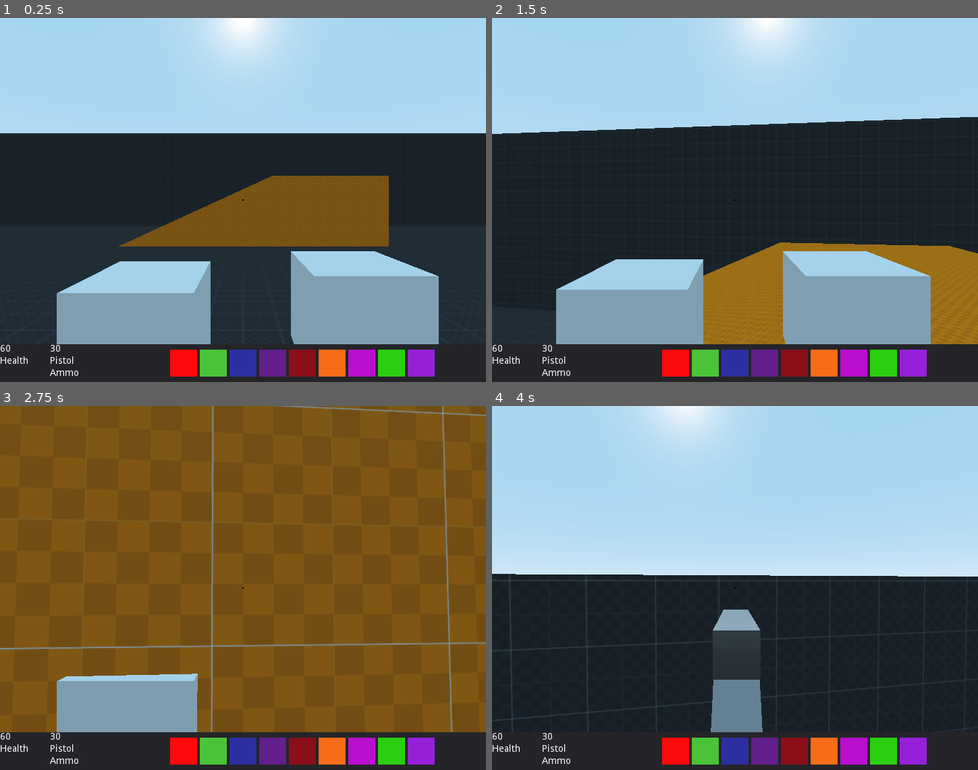
Above: before the commit, frames 1-4 (two rows, left to right).
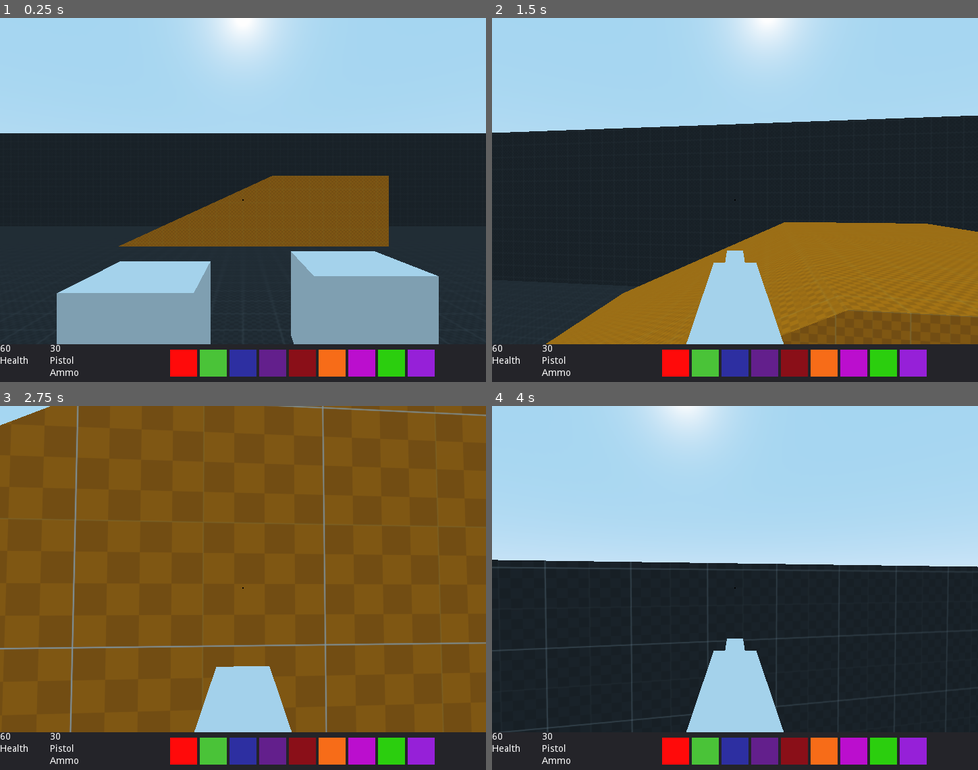
Above: after the commit, the same moments.

Repository: tipx2/RetroFPS
Game: Godot game, scene res://scenes/true_parent/true_parent.tscn
Same seed, same stepped clock (60 frames per second), same inputs: the game is played once before the commit and once after it.
Inputs (mouse positions are in pixels of both pictures, inside the frame that each line leads up to):
- Up to frame 1 (0.25 s): no input
- Up to frame 2 (1.5 s): tap Enter at 0.5 s; move the mouse to (764, 200) at 0.52 s; press the mouse at (764, 200) at 0.53 s; hold W (move_forward) from 0.53 s (still down); tap Space (jump) at 0.77 s; tap 4 (swap_to_machine_gun, bound only after the commit) at 0.8, 1.35 s; move the mouse to (710, 200) at 1.27 s; release the mouse at (710, 200) at 1.28 s
- Up to frame 3 (2.75 s): keep holding W (move_forward); tap Space (jump) at 1.52 s; click (218, 588) at 1.55 s; move the mouse to (252, 580) at 2.02 s; press the mouse at (252, 580) at 2.03 s; tap 4 (swap_to_machine_gun, bound only after the commit) at 2.3 s
- Up to frame 4 (4 s): keep holding W (move_forward); move the mouse to (730, 595) at 2.77 s; release the mouse at (730, 595) at 2.78 s; tap 1 (swap_to_fists) at 2.85 s; tap Space (jump) at 3.02, 3.77 s; click (730, 595) at 3.05 s; move the mouse to (769, 591) at 3.52 s; tap 2 (swap_to_pistol) at 3.6 s; tap 4 (swap_to_machine_gun, bound only after the commit) at 3.8 s

The runs differ from the first frame. In frame 2, 21% of the frame differs, in the area x 0-100%, y 26-90%; in frame 3, 9.0%; in frame 4, 7.9%.

Commit message:
added rocket launcher
added rocket launcher and rocket projectile with "force" applied to enemies within area

Diff:
--- /dev/null
+++ b/assets/temp_assets/purple_sparse_grid.tres
@@ -0,0 +1,7 @@
+[gd_resource type="SpatialMaterial" load_steps=2 format=2]
+
+[ext_resource path="res://assets/temp_assets/texture_10.png" type="Texture" id=1]
+
+[resource]
+albedo_texture = ExtResource( 1 )
+uv1_triplanar = true
--- a/project.godot
+++ b/project.godot
@@ -85,6 +85,11 @@
 "events": [ Object(InputEventKey,"resource_local_to_scene":false,"resource_name":"","device":0,"alt":false,"shift":false,"control":false,"meta":false,"command":false,"pressed":false,"scancode":51,"unicode":0,"echo":false,"script":null)
  ]
 }
+swap_to_machine_gun={
+"deadzone": 0.5,
+"events": [ Object(InputEventKey,"resource_local_to_scene":false,"resource_name":"","device":0,"alt":false,"shift":false,"control":false,"meta":false,"command":false,"pressed":false,"scancode":52,"unicode":0,"echo":false,"script":null)
+ ]
+}
 
 [rendering]
 
--- a/scenes/enemies/dummy/dummy.gd
+++ b/scenes/enemies/dummy/dummy.gd
@@ -3,7 +3,9 @@
 onready var mesh_instance = get_node("MeshInstance")
 onready var animation_player = get_node("AnimationPlayer")
 
-var health = 100
+var direction = Vector3.ZERO
+var gravity_vec = Vector3()
+var health = 1000
 
 func damage(amount):
 	animation_player.play("damage")
@@ -13,3 +15,11 @@
 
 func die():
 	queue_free()
+
+func _physics_process(delta):
+	if not is_on_floor():
+		gravity_vec += Vector3.DOWN * 2 * delta
+	direction.x = lerp(direction.x, 0, 0.1)
+	direction.z = lerp(direction.z, 0, 0.1)
+	direction += gravity_vec
+	var move = move_and_slide(direction, Vector3.UP)
--- a/scenes/enemies/dummy/dummy.tscn
+++ b/scenes/enemies/dummy/dummy.tscn
@@ -27,7 +27,7 @@
 "values": [ Vector3( 90, 0, 0 ), Vector3( 450, 0, 0 ), Vector3( 90, 0, 0 ) ]
 }
 
-[node name="KinematicBody" type="KinematicBody" groups=[
+[node name="dummy" type="KinematicBody" groups=[
 "enemies",
 ]]
 script = ExtResource( 2 )
--- /dev/null
+++ b/scenes/level_parts/killzone/killzone.gd
@@ -0,0 +1,7 @@
+extends Area
+
+func _on_killzone_body_entered(body):
+	if body.name == "player":
+		get_tree().quit()
+	else:
+		body.queue_free()
--- /dev/null
+++ b/scenes/level_parts/killzone/killzone.tscn
@@ -0,0 +1,14 @@
+[gd_scene load_steps=3 format=2]
+
+[ext_resource path="res://scenes/level_parts/killzone/killzone.gd" type="Script" id=1]
+
+[sub_resource type="BoxShape" id=1]
+extents = Vector3( 138.276, 1, 139.455 )
+
+[node name="killzone" type="Area"]
+transform = Transform( 1, 0, 0, 0, 1, 0, 0, 0, 1, 0, -31.8811, 0 )
+script = ExtResource( 1 )
+
+[node name="CollisionShape" type="CollisionShape" parent="."]
+shape = SubResource( 1 )
+[connection signal="body_entered" from="." to="." method="_on_killzone_body_entered"]
--- a/scenes/player/player.gd
+++ b/scenes/player/player.gd
@@ -73,6 +73,8 @@
 		switch_to_weapon(1)
 	if Input.is_action_just_pressed("swap_to_shotgun"):
 		switch_to_weapon(2)
+	if Input.is_action_just_pressed("swap_to_machine_gun"):
+		switch_to_weapon(3)
 
 	# shooting
 	for w in weapons:
@@ -81,7 +83,7 @@
 
 	direction = direction.normalized()
 	direction += gravity_vec
-	move_and_slide(direction * speed, Vector3.UP)
+	var move = move_and_slide(direction * speed, Vector3.UP)
 
 
 func switch_to_weapon(weapon):
--- a/scenes/player/player.tscn
+++ b/scenes/player/player.tscn
@@ -6,6 +6,7 @@
 [ext_resource path="res://scenes/UI/gameplay_UI/gameplay_UI.tscn" type="PackedScene" id=4]
 [ext_resource path="res://scenes/weapons/fists/fists.tscn" type="PackedScene" id=5]
 [ext_resource path="res://scenes/weapons/machine_gun/machine_gun.tscn" type="PackedScene" id=6]
+[ext_resource path="res://scenes/weapons/rocket_launcher/rocket_launcher.tscn" type="PackedScene" id=7]
 
 [sub_resource type="CapsuleShape" id=1]
 height = 2.0
@@ -53,6 +54,12 @@
 transform = Transform( 1.31134e-07, 0, -1, 0, 1, 0, 1, 0, 1.31134e-07, 0, 1.055, -0.309 )
 visible = false
 
+[node name="rocket_launcher" parent="head" groups=[
+"weapons",
+] instance=ExtResource( 7 )]
+transform = Transform( -1, 0, -8.74228e-08, 0, 1, 0, 8.74228e-08, 0, -1, 0.03, 0.594, -1.21 )
+visible = false
+
 [node name="GroundCheck" type="RayCast" parent="."]
 transform = Transform( 1, 0, 0, 0, 1, 0, 0, 0, 1, 0, -1, 0 )
 enabled = true
--- a/scenes/proto_world/proto_world.tscn
+++ b/scenes/proto_world/proto_world.tscn
@@ -1,7 +1,9 @@
-[gd_scene load_steps=3 format=2]
+[gd_scene load_steps=5 format=2]
 
 [ext_resource path="res://assets/temp_assets/dark_grid.tres" type="Material" id=1]
 [ext_resource path="res://assets/temp_assets/orange_grid.tres" type="Material" id=2]
+[ext_resource path="res://assets/temp_assets/purple_sparse_grid.tres" type="Material" id=3]
+[ext_resource path="res://scenes/level_parts/killzone/killzone.tscn" type="PackedScene" id=4]
 
 [node name="proto" type="Spatial"]
 
@@ -28,6 +30,27 @@
 polygon = PoolVector2Array( -5, 0, 1, 6, 5, 6, 5, 0 )
 material = ExtResource( 2 )
 
+[node name="CSGBox3" type="CSGBox" parent="CSGCombiner"]
+transform = Transform( 1, 0, 0, 0, 1, 0, 0, 0, 1, -19.6538, 0, 27.088 )
+width = 17.1174
+height = 2.44416
+depth = 15.5141
+material = ExtResource( 3 )
+
+[node name="CSGBox4" type="CSGBox" parent="CSGCombiner"]
+transform = Transform( 1, 0, 0, 0, 1, 0, 0, 0, 1, -2.93614, 0, 27.088 )
+width = 17.1174
+height = 6.60655
+depth = 15.5141
+material = ExtResource( 3 )
+
+[node name="CSGBox5" type="CSGBox" parent="CSGCombiner"]
+transform = Transform( 1, 0, 0, 0, 1, 0, 0, 0, 1, 13.8335, 0.295647, 27.088 )
+width = 17.1174
+height = 9.97936
+depth = 15.5141
+material = ExtResource( 3 )
+
 [node name="playerPosition" type="Position3D" parent="."]
 transform = Transform( 1, 0, 0, 0, 1, 0, 0, 0, 1, 0, 1.79083, 0 )
 
@@ -36,7 +59,7 @@
 [node name="dummyPosition" type="Position3D" parent="enemies" groups=[
 "dummy_pos",
 ]]
-transform = Transform( 1, 0, 0, 0, 1, 0, 0, 0, 1, -15.7941, 3.07338, 0 )
+transform = Transform( 1, 0, 0, 0, 1, 0, 0, 0, 1, -17.6113, 3.07338, -0.687778 )
 
 [node name="dummyPosition2" type="Position3D" parent="enemies" groups=[
 "dummy_pos",
@@ -57,3 +80,10 @@
 "dummy_pos",
 ]]
 transform = Transform( 1, 0, 0, 0, 1, 0, 0, 0, 1, 13.6452, 3.07338, 4.08655 )
+
+[node name="dummyPosition6" type="Position3D" parent="enemies" groups=[
+"dummy_pos",
+]]
+transform = Transform( 1, 0, 0, 0, 1, 0, 0, 0, 1, -22.2459, 3.07338, 11.3216 )
+
+[node name="killzone" parent="." instance=ExtResource( 4 )]
--- a/scenes/true_parent/cheat_code_detector.gd
+++ b/scenes/true_parent/cheat_code_detector.gd
@@ -29,7 +29,7 @@
 
 # List of cheat codes. Cheat codes should be lower-case, and should not be contained within one another or the shorter
 # cheat code will take precedence.
-export (Array, String) var codes := ["waring"]
+export (Array, String) var codes := ["owkfa"]
 
 # Buffer of key strings which were previously pressed.
 var _previous_keypresses: String = ""
--- a/scenes/weapon_projectiles/machine_gun_projectile/machine_gun_projectile.gd
+++ b/scenes/weapon_projectiles/machine_gun_projectile/machine_gun_projectile.gd
@@ -1,34 +1,8 @@
-extends KinematicBody
+extends "res://scenes/weapon_projectiles/projectile.gd"
 
-var direction
-var proj_speed = 10
-
-var spread = 0.02
-
-onready var death_timer = get_node("death_timer")
-
-var collision_info
-
-func _ready():
-	visible = false
-	set_as_toplevel(true)
-	death_timer.start()
-
-func _physics_process(delta):
-	collision_info = move_and_collide(direction.normalized() * proj_speed)
-	if collision_info:
-		if collision_info.collider.is_in_group("enemies"):
-			collision_info.collider.damage(7)
-		queue_free()
-
-func _on_death_timer_timeout():
-	queue_free()
-
-func set_direction(dir):
-	dir.x += rand_range(-spread, spread)
-	dir.y += rand_range(-spread, spread)
-	direction = dir
-
-
-func _on_visible_timer_timeout():
-	visible = true
+func _init():
+	rng.randomize()
+	proj_speed = 40
+	spread = 0.01
+	damage = 9
+	time = 5
--- a/scenes/weapon_projectiles/machine_gun_projectile/machine_gun_projectile.tscn
+++ b/scenes/weapon_projectiles/machine_gun_projectile/machine_gun_projectile.tscn
@@ -1,8 +1,10 @@
-[gd_scene load_steps=3 format=2]
+[gd_scene load_steps=5 format=2]
 
 [ext_resource path="res://scenes/weapon_projectiles/machine_gun_projectile/machine_gun_projectile.gd" type="Script" id=1]
+[ext_resource path="res://scenes/particles/spark_particles.tscn" type="PackedScene" id=2]
+[ext_resource path="res://scenes/particles/blood_particles.tscn" type="PackedScene" id=3]
 
-[sub_resource type="CylinderShape" id=2]
+[sub_resource type="CylinderShape" id=1]
 radius = 0.1
 height = 0.1
 
@@ -12,14 +14,12 @@
 
 [node name="CollisionShape" type="CollisionShape" parent="."]
 transform = Transform( 1, 0, 0, 0, -1.62921e-07, -1, 0, 1, -1.62921e-07, 0, 0, 0 )
-shape = SubResource( 2 )
+shape = SubResource( 1 )
 
 [node name="death_timer" type="Timer" parent="."]
-wait_time = 0.5
 autostart = true
 
-[node name="visible_timer" type="Timer" parent="."]
-wait_time = 0.016
-autostart = true
+[node name="blood_particles" parent="." instance=ExtResource( 3 )]
+
+[node name="spark_particles" parent="." instance=ExtResource( 2 )]
 [connection signal="timeout" from="death_timer" to="." method="_on_death_timer_timeout"]
-[connection signal="timeout" from="visible_timer" to="." method="_on_visible_timer_timeout"]
--- a/scenes/weapon_projectiles/pistol_projectile/pistol_projectile.gd
+++ b/scenes/weapon_projectiles/pistol_projectile/pistol_projectile.gd
@@ -1,34 +1,7 @@
-extends KinematicBody
+extends "res://scenes/weapon_projectiles/projectile.gd"
 
-var direction
-var proj_speed = 20
-
-onready var death_timer = get_node("death_timer")
-
-onready var spark_particles = get_node("spark_particles")
-onready var blood_particles = get_node("blood_particles")
-
-onready var collision = get_node("CollisionShape")
-
-var collision_info
-
-func _ready():
-	death_timer.start()
-	set_as_toplevel(true)
-
-func _physics_process(delta):
-	collision_info = move_and_collide(direction.normalized() * proj_speed)
-	if collision_info:
-		if collision_info.collider.is_in_group("enemies"):
-			collision_info.collider.damage(34)
-			direction = Vector3.ZERO
-			collision.set_disabled(true)
-			blood_particles.set_emitting(true)
-		else:
-			spark_particles.set_emitting(true)
-
-func _on_death_timer_timeout():
-	queue_free()
-
-func set_direction(dir):
-	direction = dir
+func _init():
+	proj_speed = 20
+	spread = 0
+	damage = 34
+	time = 0.2
--- /dev/null
+++ b/scenes/weapon_projectiles/projectile.gd
@@ -0,0 +1,52 @@
+extends KinematicBody
+
+var direction
+var proj_speed;
+var spread;
+var damage;
+var time;
+
+var rng = RandomNumberGenerator.new()
+
+onready var death_timer = get_node("death_timer")
+
+onready var spark_particles = get_node_or_null("spark_particles")
+onready var blood_particles = get_node_or_null("blood_particles")
+
+onready var collision = get_node("CollisionShape")
+
+var particles_emitted = false
+var collision_info
+
+func _ready():
+	rng.randomize()
+	death_timer.start(time)
+	set_as_toplevel(true)
+
+func _physics_process(delta):
+	collision_info = move_and_collide(direction.normalized() * proj_speed)
+	if collision_info:
+		collision.set_disabled(true)
+		direction = Vector3.ZERO
+		check_for_hit()
+		particles_emitted = true
+	stop_emitting()
+
+func _on_death_timer_timeout():
+	queue_free()
+
+func check_for_hit():
+	if collision_info.collider.is_in_group("enemies"):
+		collision_info.collider.damage(damage)
+		blood_particles.set_emitting(true)
+	else:
+		spark_particles.set_emitting(true)
+
+func stop_emitting():
+	if particles_emitted and !spark_particles.is_emitting() and !blood_particles.is_emitting():
+		queue_free()
+
+func set_direction(dir):
+	dir.x += rng.randf_range(-spread, spread)
+	dir.y += rng.randf_range(-spread, spread)
+	direction = dir
--- /dev/null
+++ b/scenes/weapon_projectiles/rocket/rocket.gd
@@ -0,0 +1,24 @@
+extends "res://scenes/weapon_projectiles/projectile.gd"
+
+onready var explosion_area = get_node("explosion_area")
+
+func _init():
+	rng.randomize()
+	proj_speed = 1
+	spread = 0
+	damage = 0
+	time = 10
+
+func check_for_hit():
+	for body in explosion_area.get_overlapping_bodies():
+		if body.is_in_group("enemies"):
+			var direction = body.global_transform.origin - global_transform.origin
+			var distance = direction.length()
+			direction = direction.normalized()
+			var velocity = direction * (100/pow(distance,2))
+			body.damage(10000 * (1/(distance + 100)) +3)
+			body.direction += velocity
+	queue_free()
+
+func stop_emitting():
+	pass
--- /dev/null
+++ b/scenes/weapon_projectiles/rocket/rocket.tscn
@@ -0,0 +1,59 @@
+[gd_scene load_steps=7 format=2]
+
+[ext_resource path="res://scenes/weapon_projectiles/rocket/rocket.gd" type="Script" id=1]
+
+[sub_resource type="SphereShape" id=5]
+radius = 10.0
+
+[sub_resource type="CylinderMesh" id=1]
+top_radius = 0.2
+bottom_radius = 0.2
+height = 0.653
+
+[sub_resource type="CylinderMesh" id=2]
+top_radius = 0.066
+bottom_radius = 0.3
+height = 0.491
+
+[sub_resource type="CubeMesh" id=3]
+size = Vector3( 0.033, 0.475, 0.366 )
+
+[sub_resource type="CylinderShape" id=4]
+radius = 0.2
+height = 1.0
+
+[node name="rocket" type="KinematicBody"]
+transform = Transform( -4.37114e-08, 0, 1, 0, 1, 0, -1, 0, -4.37114e-08, 0, 0, 0 )
+script = ExtResource( 1 )
+
+[node name="explosion_area" type="Area" parent="."]
+
+[node name="CollisionShape" type="CollisionShape" parent="explosion_area"]
+shape = SubResource( 5 )
+
+[node name="MeshInstance" type="MeshInstance" parent="."]
+transform = Transform( 1, 0, 0, 0, -1.62921e-07, -1, 0, 1, -1.62921e-07, 0, 0, -0.127607 )
+mesh = SubResource( 1 )
+material/0 = null
+
+[node name="MeshInstance2" type="MeshInstance" parent="."]
+transform = Transform( 1, 0, 0, 0, -1.62921e-07, -1, 0, 1, -1.62921e-07, 0, 0, 0.254207 )
+mesh = SubResource( 2 )
+material/0 = null
+
+[node name="MeshInstance3" type="MeshInstance" parent="."]
+transform = Transform( 1, 0, 0, 0, 1, 0, 0, 0, 1, 0, 0, -0.271752 )
+mesh = SubResource( 3 )
+material/0 = null
+
+[node name="MeshInstance4" type="MeshInstance" parent="."]
+transform = Transform( -4.37114e-08, -1, 0, 1, -4.37114e-08, 0, 0, 0, 1, 0, 0, -0.271752 )
+mesh = SubResource( 3 )
+material/0 = null
+
+[node name="CollisionShape" type="CollisionShape" parent="."]
+transform = Transform( 1, 0, 0, 0, -1.62921e-07, -1, 0, 1, -1.62921e-07, 0, 0, 0 )
+shape = SubResource( 4 )
+
+[node name="death_timer" type="Timer" parent="."]
+[connection signal="timeout" from="death_timer" to="." method="_on_death_timer_timeout"]
--- a/scenes/weapon_projectiles/shotgun_projectile/shotgun_projectile.gd
+++ b/scenes/weapon_projectiles/shotgun_projectile/shotgun_projectile.gd
@@ -1,41 +1,8 @@
-extends KinematicBody
+extends "res://scenes/weapon_projectiles/projectile.gd"
 
-var direction
-var proj_speed = 6
-
-onready var death_timer = get_node("death_timer")
-
-onready var spark_particles = get_node("spark_particles")
-onready var blood_particles = get_node("blood_particles")
-
-onready var collision = get_node("CollisionShape")
-
-var xspread = 0.1
-var yspread = 0.1
-
-var collision_info
-
-func _ready():
-	death_timer.start()
-	randomize()
-	set_as_toplevel(true)
-
-func _physics_process(delta):
-	collision_info = move_and_collide(direction.normalized() * proj_speed)
-	if collision_info:
-		if collision_info.collider.is_in_group("enemies"):
-			collision_info.collider.damage(10)
-			collision.set_disabled(true)
-			direction = Vector3.ZERO
-			blood_particles.set_emitting(true)
-		else:
-			spark_particles.set_emitting(true)
-
-func _on_death_timer_timeout():
-	queue_free()
-
-
-func set_direction(dir):
-	dir.x += rand_range(-xspread, xspread)
-	dir.y += rand_range(-yspread, yspread)
-	direction = dir
+func _init():
+	rng.randomize()
+	proj_speed = 6
+	spread = 0.12
+	damage = 10
+	time = 5
--- a/scenes/weapon_projectiles/shotgun_projectile/shotgun_projectile.tscn
+++ b/scenes/weapon_projectiles/shotgun_projectile/shotgun_projectile.tscn
@@ -4,9 +4,8 @@
 [ext_resource path="res://scenes/particles/spark_particles.tscn" type="PackedScene" id=2]
 [ext_resource path="res://scenes/particles/blood_particles.tscn" type="PackedScene" id=3]
 
-[sub_resource type="CapsuleShape" id=1]
-radius = 0.1
-height = 0.1
+[sub_resource type="SphereShape" id=1]
+radius = 0.05
 
 [node name="shotgun_projectile" type="KinematicBody"]
 script = ExtResource( 1 )
--- a/scenes/weapons/machine_gun/machine_gun.gd
+++ b/scenes/weapons/machine_gun/machine_gun.gd
@@ -1,14 +1,5 @@
-extends Spatial
+extends "res://scenes/weapons/projectile_weapon.gd"
 
-const MACHINE_PROJECTILE = preload("res://scenes/weapon_projectiles/machine_gun_projectile/machine_gun_projectile.tscn")
-var machine_instance
-
-onready var muzzle = get_node("muzzle")
-onready var animation_player = get_node("AnimationPlayer")
-
-func shoot():
-	if Input.is_action_pressed("shoot") and !animation_player.is_playing():
-		animation_player.play("shoot")
-		machine_instance = MACHINE_PROJECTILE.instance()
-		machine_instance.set_direction(-muzzle.global_transform.basis.x)
-		muzzle.add_child(machine_instance)
+func _init():
+	projectile = load("res://scenes/weapon_projectiles/machine_gun_projectile/machine_gun_projectile.tscn")
+	backwards = -1
--- a/scenes/weapons/machine_gun/machine_gun.tscn
+++ b/scenes/weapons/machine_gun/machine_gun.tscn
@@ -19,7 +19,7 @@
 tracks/0/imported = false
 tracks/0/enabled = true
 tracks/0/keys = {
-"times": PoolRealArray( 0, 0.01, 0.05 ),
+"times": PoolRealArray( 0, 0.02, 0.05 ),
 "transitions": PoolRealArray( 1, 1, 1 ),
 "update": 0,
 "values": [ Vector3( -1.31, 0, 0 ), Vector3( -0.973, 0, 0 ), Vector3( -1.31, 0, 0 ) ]
@@ -39,7 +39,7 @@
 material/0 = null
 
 [node name="muzzle" type="Position3D" parent="."]
-transform = Transform( 1, 0, 0, 0, 1, 0, 0, 0, 1, -1.95253, 0, -7.49496e-08 )
+transform = Transform( 1, 0, 0, 0, 1, 0, 0, 0, 1, -1.04572, 0.452102, 4.39642e-08 )
 
 [node name="AnimationPlayer" type="AnimationPlayer" parent="."]
 anims/shoot = SubResource( 3 )
--- a/scenes/weapons/pistol/pistol.gd
+++ b/scenes/weapons/pistol/pistol.gd
@@ -1,14 +1,4 @@
-extends Spatial
+extends "res://scenes/weapons/projectile_weapon.gd"
 
-const PISTOL_PROJECTILE = preload("res://scenes/weapon_projectiles/pistol_projectile/pistol_projectile.tscn")
-var pistol_instance
-
-onready var muzzle = get_node("muzzle")
-onready var animation_player = get_node("AnimationPlayer")
-
-func shoot():
-	if Input.is_action_pressed("shoot") and !animation_player.is_playing():
-		animation_player.play("shoot")
-		pistol_instance = PISTOL_PROJECTILE.instance()
-		pistol_instance.set_direction(muzzle.global_transform.basis.x)
-		muzzle.add_child(pistol_instance)
+func _init():
+	projectile = load("res://scenes/weapon_projectiles/pistol_projectile/pistol_projectile.tscn")
--- /dev/null
+++ b/scenes/weapons/projectile_weapon.gd
@@ -0,0 +1,15 @@
+extends Spatial
+
+var projectile;
+var projectile_instance;
+var backwards = 1;
+
+onready var muzzle = get_node("muzzle")
+onready var animation_player = get_node("AnimationPlayer")
+
+func shoot():
+	if Input.is_action_pressed("shoot") and !animation_player.is_playing():
+		animation_player.play("shoot")
+		projectile_instance = projectile.instance()
+		projectile_instance.set_direction(muzzle.global_transform.basis.x * backwards)
+		muzzle.add_child(projectile_instance)
--- /dev/null
+++ b/scenes/weapons/rocket_launcher/rocket_launcher.gd
@@ -0,0 +1,5 @@
+extends "res://scenes/weapons/projectile_weapon.gd"
+
+func _init():
+	projectile = load("res://scenes/weapon_projectiles/rocket/rocket.tscn")
+	backwards = 1
--- /dev/null
+++ b/scenes/weapons/rocket_launcher/rocket_launcher.tscn
@@ -0,0 +1,50 @@
+[gd_scene load_steps=6 format=2]
+
+[ext_resource path="res://scenes/weapons/rocket_launcher/rocket_launcher.gd" type="Script" id=1]
+
+[sub_resource type="CubeMesh" id=1]
+size = Vector3( 0.561, 0.561, 2 )
+
+[sub_resource type="SpatialMaterial" id=3]
+albedo_color = Color( 0.129412, 0.858824, 0.262745, 1 )
+
+[sub_resource type="CylinderMesh" id=2]
+top_radius = 0.446
+bottom_radius = 0.446
+height = 0.737
+
+[sub_resource type="Animation" id=4]
+resource_name = "shoot"
+step = 0.01
+tracks/0/type = "value"
+tracks/0/path = NodePath("MeshInstance2:translation")
+tracks/0/interp = 1
+tracks/0/loop_wrap = true
+tracks/0/imported = false
+tracks/0/enabled = true
+tracks/0/keys = {
+"times": PoolRealArray( 0, 0.02, 0.5 ),
+"transitions": PoolRealArray( 1, 1, 1 ),
+"update": 0,
+"values": [ Vector3( 0, 0, 0.787 ), Vector3( 0, 0, 0.66 ), Vector3( 0, 0, 0.885 ) ]
+}
+
+[node name="rocket_launcher" type="Spatial"]
+transform = Transform( -1, 0, -8.74228e-08, 0, 1, 0, 8.74228e-08, 0, -1, 0, 0, 0 )
+script = ExtResource( 1 )
+
+[node name="MeshInstance" type="MeshInstance" parent="."]
+transform = Transform( 1, 0, 0, 0, 1, 0, 0, 0, 1, 0, 0, 0.122178 )
+mesh = SubResource( 1 )
+material/0 = SubResource( 3 )
+
+[node name="MeshInstance2" type="MeshInstance" parent="."]
+transform = Transform( 1, 0, 0, 0, -1.62921e-07, -1, 0, 1, -1.62921e-07, 0, 0, 0.885 )
+mesh = SubResource( 2 )
+material/0 = SubResource( 3 )
+
+[node name="muzzle" type="Position3D" parent="."]
+transform = Transform( -4.37114e-08, 0, -1, 0, 1, 0, 1, 0, -4.37114e-08, -7.35012e-09, 0.920023, 1.44767 )
+
+[node name="AnimationPlayer" type="AnimationPlayer" parent="."]
+anims/shoot = SubResource( 4 )
--- a/scenes/weapons/shotgun/shotgun.gd
+++ b/scenes/weapons/shotgun/shotgun.gd
@@ -10,7 +10,7 @@
 	randomize()
 
 func shoot():
-	if Input.is_action_just_pressed("shoot") and !animation_player.is_playing():
+	if Input.is_action_pressed("shoot") and !animation_player.is_playing():
 		animation_player.play("shoot")
 		for _x in range(10):
 			add_pellet(-muzzle.global_transform.basis.z)
--- a/scenes/weapons/shotgun/shotgun.tscn
+++ b/scenes/weapons/shotgun/shotgun.tscn
@@ -12,7 +12,7 @@
 
 [sub_resource type="Animation" id=3]
 resource_name = "shoot"
-length = 0.6
+length = 0.5
 step = 0.01
 tracks/0/type = "value"
 tracks/0/path = NodePath("MeshInstance:translation")
@@ -21,7 +21,7 @@
 tracks/0/imported = false
 tracks/0/enabled = true
 tracks/0/keys = {
-"times": PoolRealArray( 0, 0.02, 0.4 ),
+"times": PoolRealArray( 0, 0.05, 0.5 ),
 "transitions": PoolRealArray( 1, 1, 1 ),
 "update": 0,
 "values": [ Vector3( -0.844879, 0, 0 ), Vector3( -0.845, 0, 0.1 ), Vector3( -0.844879, 0, 0 ) ]
@@ -31,12 +31,12 @@
 script = ExtResource( 1 )
 
 [node name="MeshInstance" type="MeshInstance" parent="."]
-transform = Transform( 1, 0, 0, 0, 1, 0, 0, 0, 1, -0.844974, 0, 0.0789474 )
+transform = Transform( 1, 0, 0, 0, 1, 0, 0, 0, 1, -0.844879, 0, 0 )
 mesh = SubResource( 1 )
 material/0 = SubResource( 2 )
 
 [node name="muzzle" type="Position3D" parent="."]
-transform = Transform( 1, 0, 0, 0, 1, 0, 0, 0, 1, -0.847828, 0, -0.64256 )
+transform = Transform( 1, 0, 0, 0, 1, 0, 0, 0, 1, -0.847828, 0, -0.677964 )
 
 [node name="AnimationPlayer" type="AnimationPlayer" parent="."]
 anims/shoot = SubResource( 3 )
Binary file added: assets/temp_assets/texture_10.png
Not shown, added: assets/temp_assets/texture_10.png.import
Not shown: 1 places in scenes/player/player.tscn that only renumber resources
Not shown: 2 places in scenes/weapon_projectiles/pistol_projectile/pistol_projectile.tscn that only renumber resources
